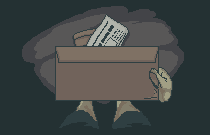
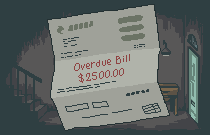
Layer changes from the first (210, 135) image to the second:
hid group "prologue" (15 layers) over [0, 0, 210, 135]
painted on "Layer 77 copy 2" over [57, 64, 179, 116]
hid "Layer 59" over [0, 0, 117, 67]
